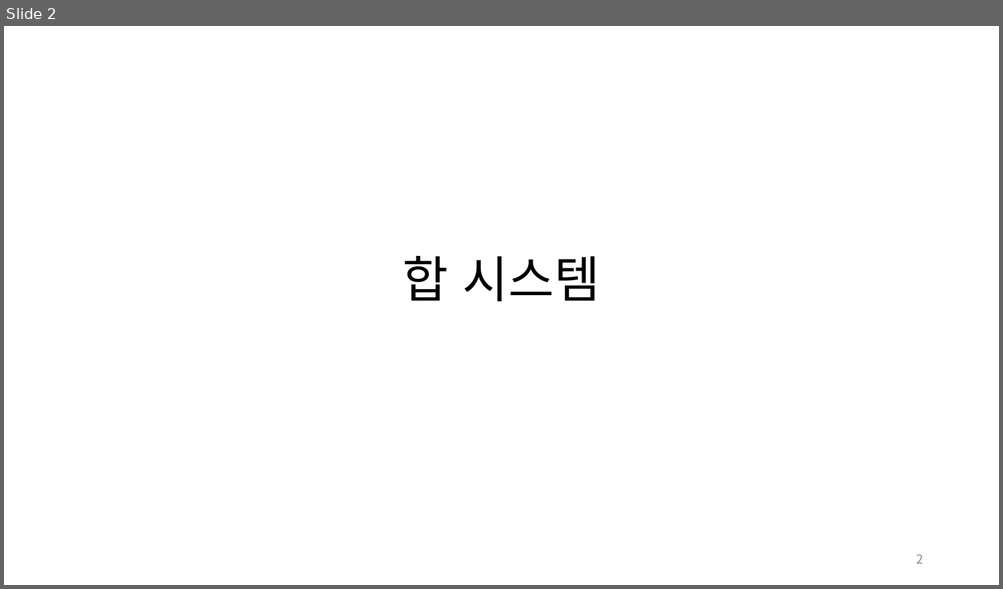
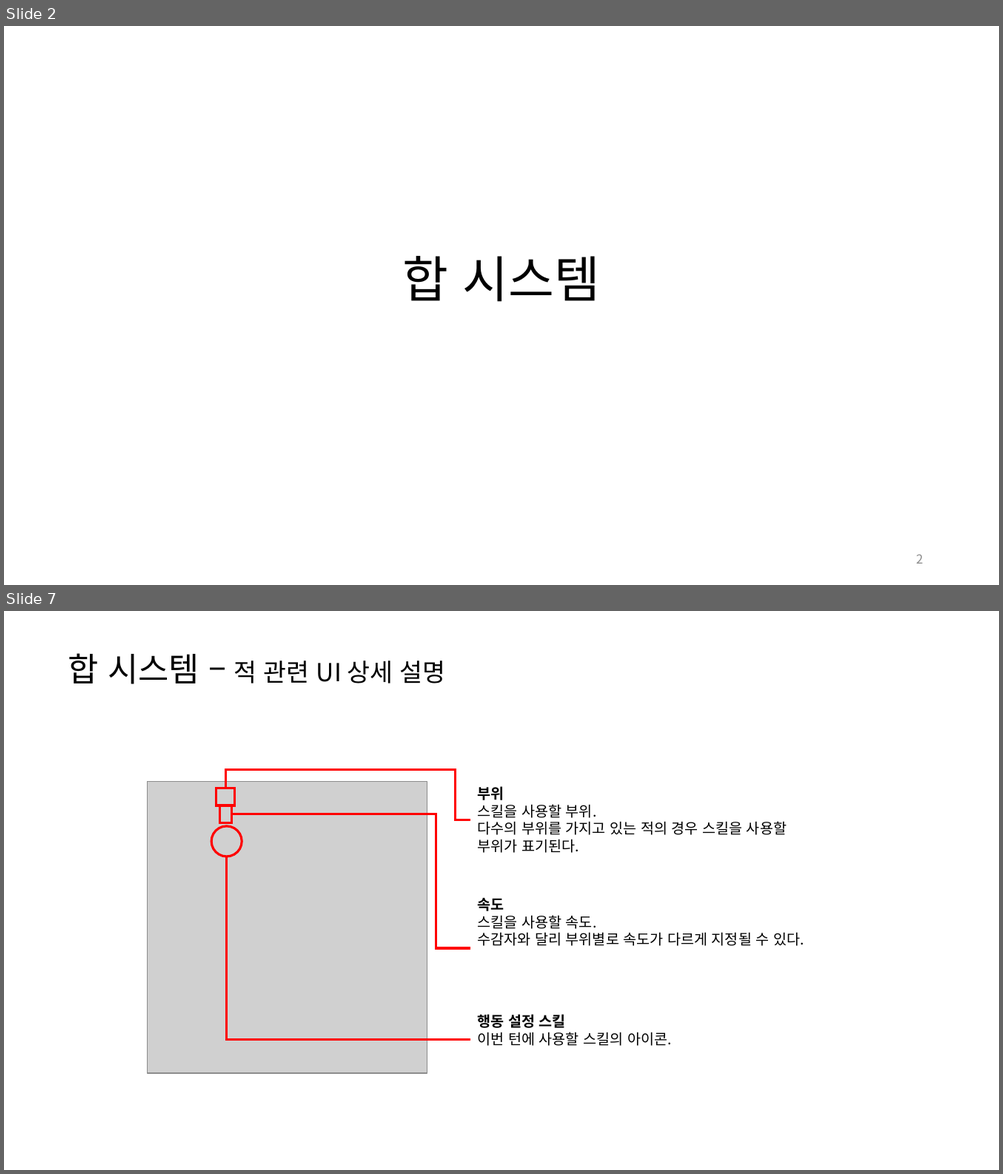
Before and after one commit to yjk0401/unityenginebasic_9th, a slide deck: 기획/림버스 컴퍼니/Limbus Company 합 시스템 역 기획서-윤정근.pptx. Shown one above the other, each under a label of ours: slide 2 before the commit, slides 2 and 7 after it; the slides between them are not shown. The pictures are 1003x589 and 1003x1174 pixels, drawn with LibreOffice and Linux fonts; fonts in the diff are those of the drawing; grey boxes stand for pictures. Boxes give left, top, right and bottom in pixels: in the first picture for what was removed or moved away, otherwise in the second. Text is boxed around its words. In the diff, an @@ line names an element or a change of style, - is before the commit and + after.

```diff
--- a/기획/림버스 컴퍼니/Limbus Company 합 시스템 역 기획서-윤정근.pptx
+++ b/기획/림버스 컴퍼니/Limbus Company 합 시스템 역 기획서-윤정근.pptx
@@ slide 7 added at (x1=4, y1=611, x2=999, y2=1170), background #FFFFFF @@
@@ text added at (x1=68, y1=653, x2=446, y2=684), 24 pt, text #000000 @@
+합 시스템 – 적 관련 UI 상세 설명
@@ picture added at (x1=148, y1=781, x2=427, y2=1073) @@
@@ elbow line added from (225, 789) to (470, 820), #FF0000 2.25 pt @@
@@ text added at (x1=478, y1=786, x2=786, y2=853), 14 pt, text #000000 @@
+부위
+스킬을 사용할 부위.
+다수의 부위를 가지고 있는 적의 경우 스킬을 사용할
+부위가 표기된다.
@@ rectangle added at (x1=216, y1=789, x2=236, y2=806), outline #FF0000 2.25 pt @@
@@ rectangle added at (x1=219, y1=806, x2=232, y2=823), outline #FF0000 2.25 pt @@
@@ ellipse added at (x1=211, y1=826, x2=242, y2=857), outline #FF0000 2.25 pt @@
@@ elbow line added from (233, 815) to (470, 948), #FF0000 2.25 pt @@
@@ elbow line added from (226, 857) to (470, 1040), #FF0000 2.25 pt @@
@@ text added at (x1=478, y1=898, x2=804, y2=946), 14 pt, text #000000 @@
+속도
+스킬을 사용할 속도.
+수감자와 달리 부위별로 속도가 다르게 지정될 수 있다.
@@ text added at (x1=478, y1=1014, x2=671, y2=1046), 14 pt, text #000000 @@
+행동 설정 스킬
+이번 턴에 사용할 스킬의 아이콘.
```
Also in this commit, not shown: 5 slides changed, 4 other slides added, 1 other file.
